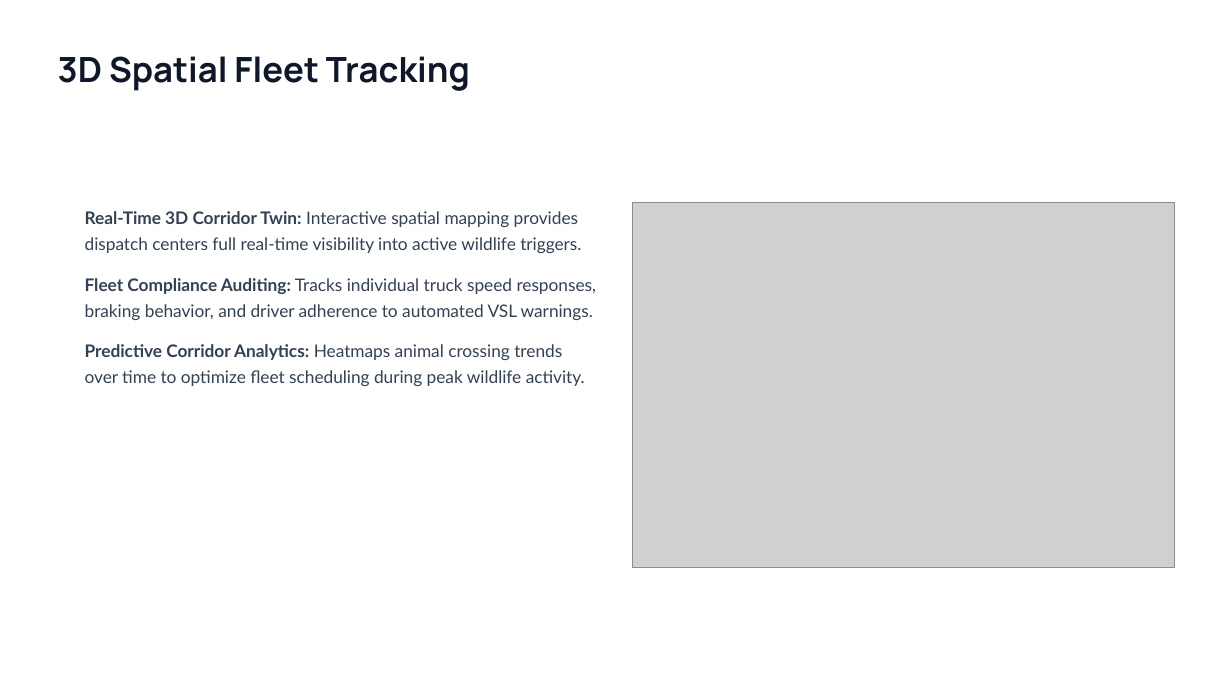
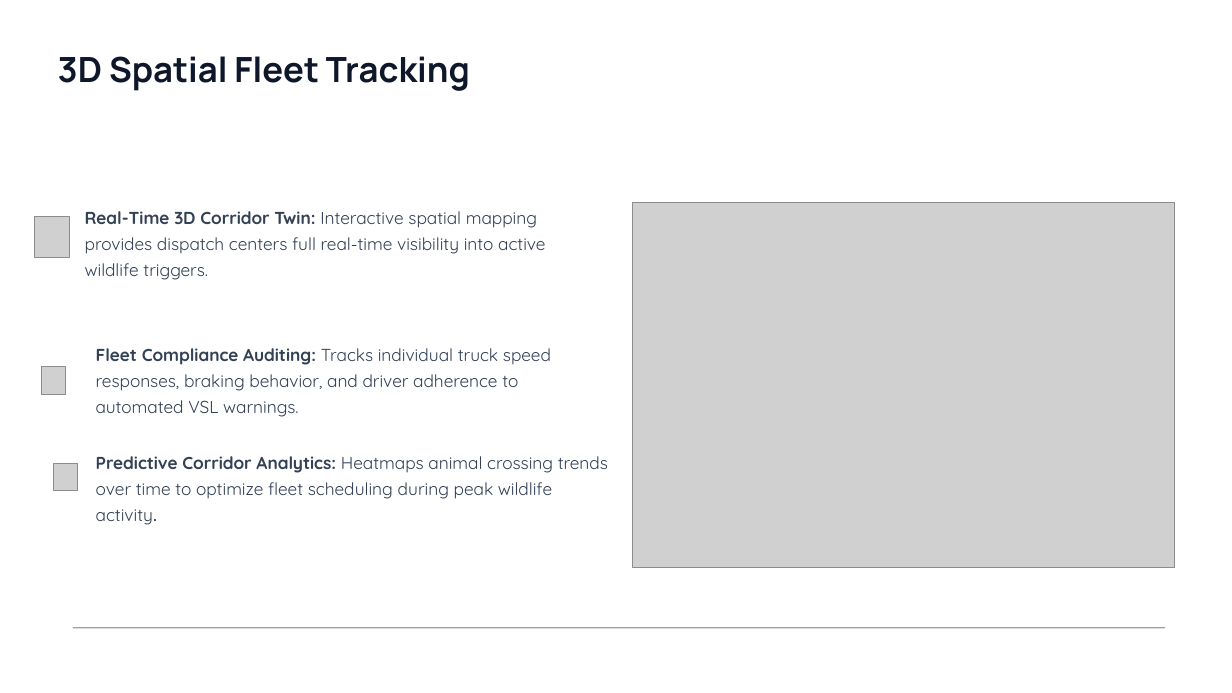
Before and after one commit to XCreators-Hack/mctseta-submission, a slide deck: slide 6 of Eco-Wild Guard Presentation.pptx (slide 7 before the commit). Drawn at 1232x693 pixels with LibreOffice and Linux fonts; fonts in the diff are those of the drawing; grey boxes stand for pictures; background and template pictures are left out. Boxes give left, top, right and bottom in pixels: in the first picture for what was removed or moved away, otherwise in the second. Text is boxed around its words. In the diff, an @@ line names an element or a change of style, - is before the commit and + after.

```diff
--- a/Eco-Wild Guard Presentation.pptx
+++ b/Eco-Wild Guard Presentation.pptx
@@ picture added at [35,216,69,257] @@
@@ text "Fleet Compliance Auditing: Tracks individual ...": place and size @@
-text "Fleet Compliance Auditing: Tracks individual ..." at [85,278,596,320]
+text "Fleet Compliance Auditing: Tracks individual ..." at [96,348,551,417]
@@ picture added at [42,367,65,395] @@
@@ font Lato to Quicksand in 3 elements at [85,211,545,280], [96,348,551,417], [96,456,608,525] @@
@@ text "Predictive Corridor Analytics: Heatmaps animal ...": place and size @@
-text "Predictive Corridor Analytics: Heatmaps animal ..." at [85,344,585,386]
+text "Predictive Corridor Analytics: Heatmaps animal ..." at [96,456,608,525]
@@ picture added at [54,463,77,491] @@
@@ line added from (1165, 628) to (73, 628), #444742 1 pt @@
```
Also in this commit, not shown: 7 other slides changed, 1 slide removed.
